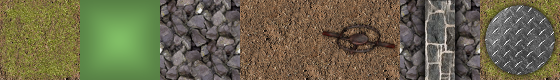
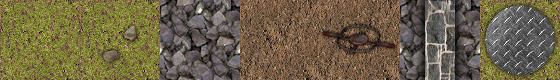
Layered file, before and after one edit (560 × 80). Changes by layer:
added layer "Wklejona warstwa #12" above "Wklejona warstwa #13" over [101, 25, 137, 63]
added layer "Wklejona warstwa #13" above "Wklejona warstwa #7" over [97, 24, 142, 72]
added layer "Wklejona warstwa #10" above "Wklejona warstwa #14" over [80, 0, 160, 80]
renamed "Wklejona warstwa #9" to "Wklejona warstwa #14", painted on it over [480, 0, 560, 80]
painted on "Wklejona warstwa #5" over [0, 0, 80, 80]
added layer "Wklejona warstwa #11" above "Wklejona warstwa #8" over [80, 0, 160, 80]
